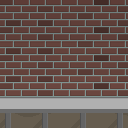
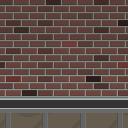
Layered file, before and after one edit (128px x 128px). Changes by layer:
added layer "Layer 6" above "Layer 5" over box(0, 0, 128, 96)
added layer "Layer 5" above "Layer 4" over box(0, 100, 128, 108)
